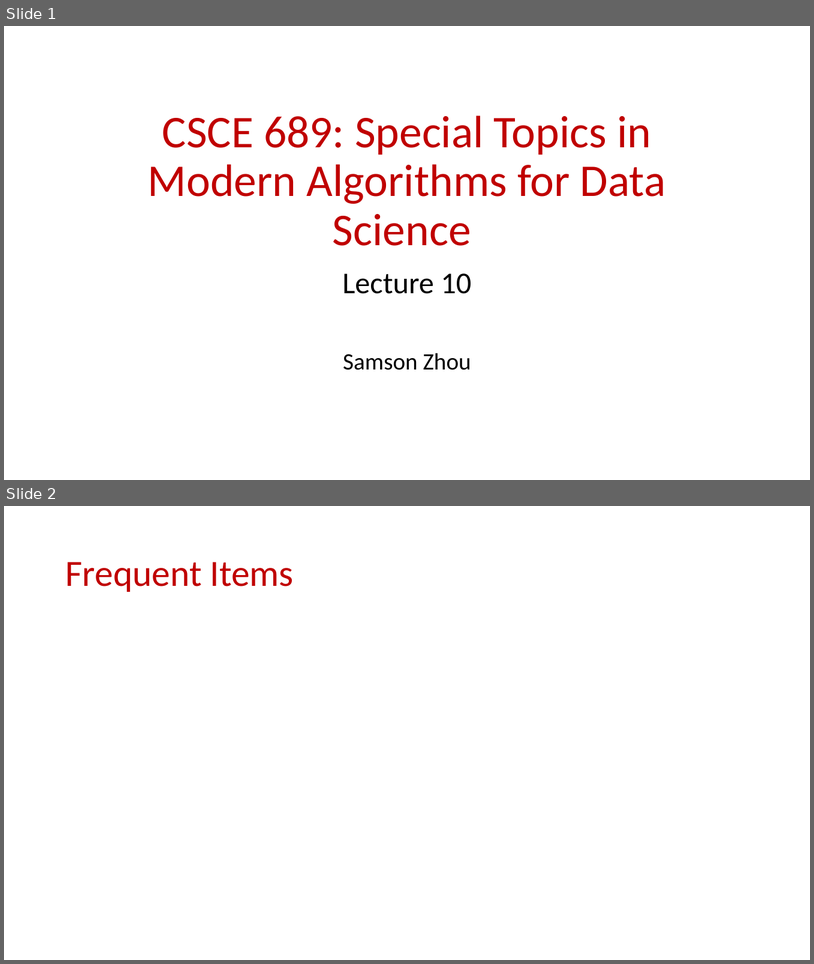
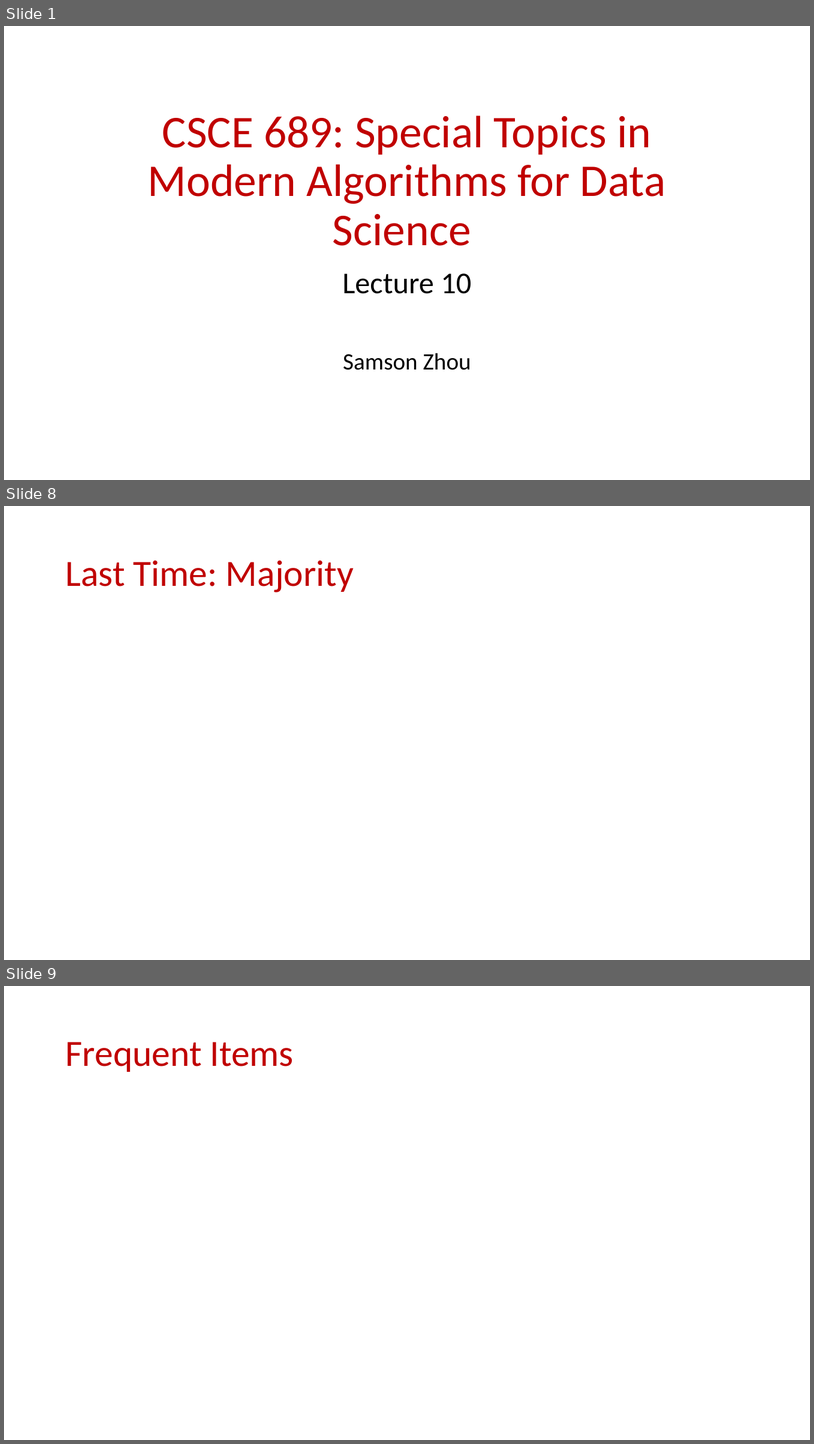
Before and after one commit to samsonzhou/samsonzhou.github.io, a slide deck: CSCE689-23/L10.pptx. Shown one above the other, each under a label of ours: slides 1 and 2 before the commit, slides 1, 8 and 9 after it; the slides between them are not shown. The pictures are 814x964 and 814x1444 pixels, drawn with LibreOffice and Linux fonts; fonts in the diff are those of the drawing; grey boxes stand for pictures. Boxes give left, top, right and bottom in pixels: in the first picture for what was removed or moved away, otherwise in the second. Text is boxed around its words. In the diff, an @@ line names an element or a change of style, - is before the commit and + after.

```diff
--- a/CSCE689-23/L10.pptx
+++ b/CSCE689-23/L10.pptx
@@ slide 8 added at (4,506,810,960), background #FFFFFF @@
@@ title added at (65,560,354,592), 44 pt, text #C00000 @@
+Last Time: Majority
@@ what was slide 2 is now slide 9 @@
```
Also in this commit, not shown: 8 other slides added, 2 other files.
